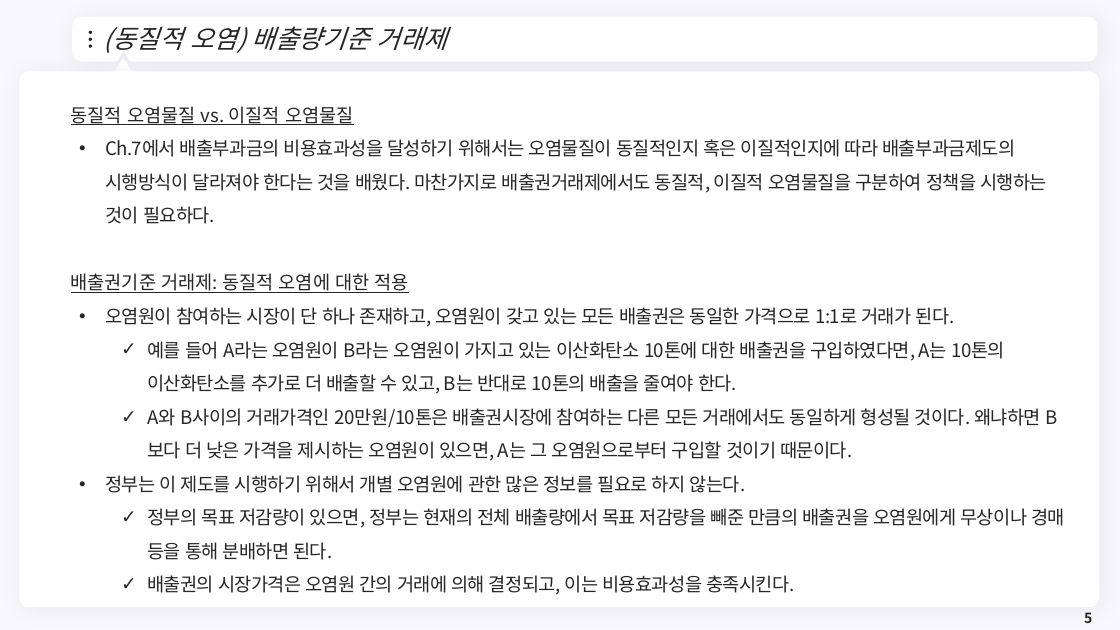
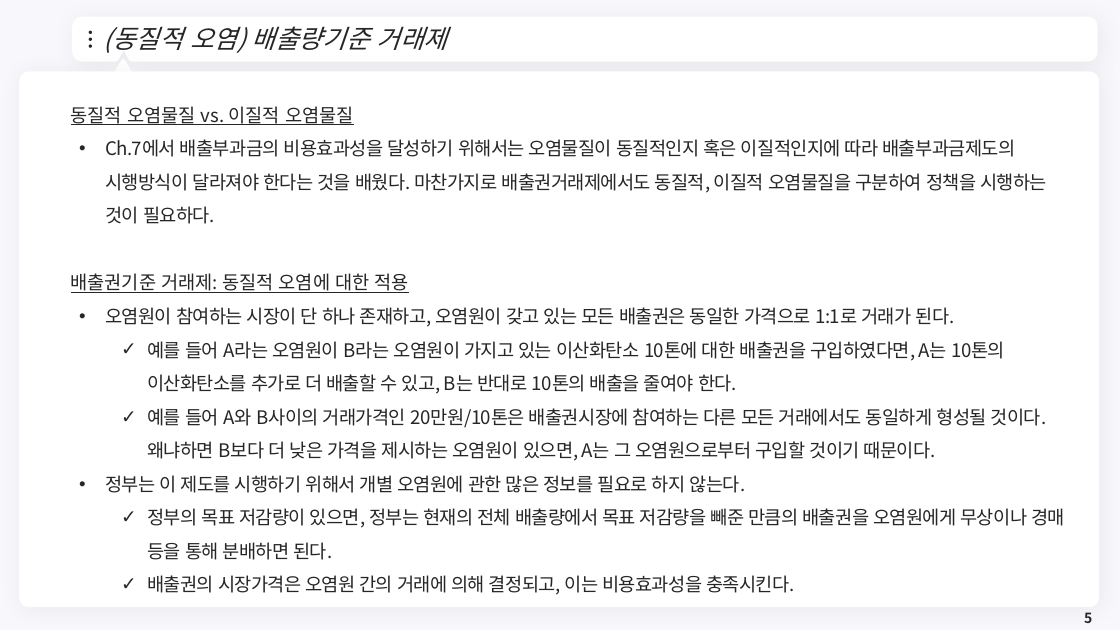
Before and after one commit to meandthey/Teaching, a slide deck: slide 5 of 환경경제학/2026-1/환경경제학_Chapter_08.pptx. Drawn at 1120x630 pixels with LibreOffice and Linux fonts; fonts in the diff are those of the drawing; background and template pictures are left out. Boxes give left, top, right and bottom in pixels: in the first picture for what was removed or moved away, otherwise in the second. Text is boxed around its words. In the diff, an @@ line names an element or a change of style, - is before the commit and + after.

```diff
--- a/환경경제학/2026-1/환경경제학_Chapter_08.pptx
+++ b/환경경제학/2026-1/환경경제학_Chapter_08.pptx
@@ text at box(147, 408, 1047, 461): text changed @@
-  ✓ A와 B사이의 거래가격인 20만원/10톤은 배출권시장에 참여하는 다른 모든 거래에서도 동일하게 형성될 것이다. 왜냐하면 B보다 더 낮은 가격을 제시하는 오염원이 있으면, A는 그 오염원으로부터 구입할 것이기 때문이다.
+  ✓ 예를 들어 A와 B사이의 거래가격인 20만원/10톤은 배출권시장에 참여하는 다른 모든 거래에서도 동일하게 형성될 것이다. 왜냐하면 B보다 더 낮은 가격을 제시하는 오염원이 있으면, A는 그 오염원으로부터 구입할 것이기 때문이다.
```
Also in this commit, not shown: 4 other slides changed, 3 other files.
